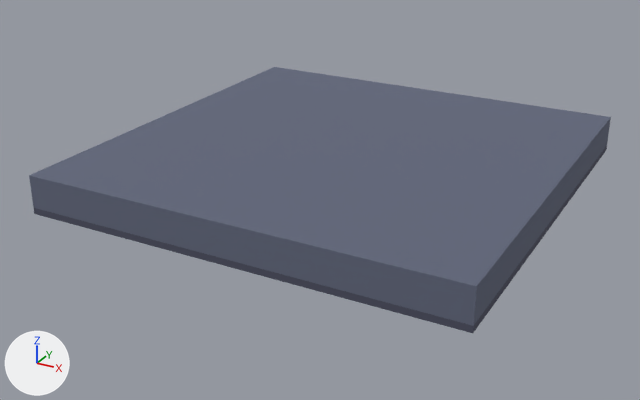
Two versions of the FBX model Assets/_Project/Art/Environment/LabKit/Meshes/Ceiling_Panel_4m.fbx, one commit apart.
Both versions are drawn from a 50 mm camera at (3.56, -6.96, 3.15) aimed at (-0.14, -0.23, -0.22). Lighting does not change. The marker at lower left points along +X, +Y and +Z. The first picture is the older version.

In view in the first picture: 'Ceiling_Panel_4m'.
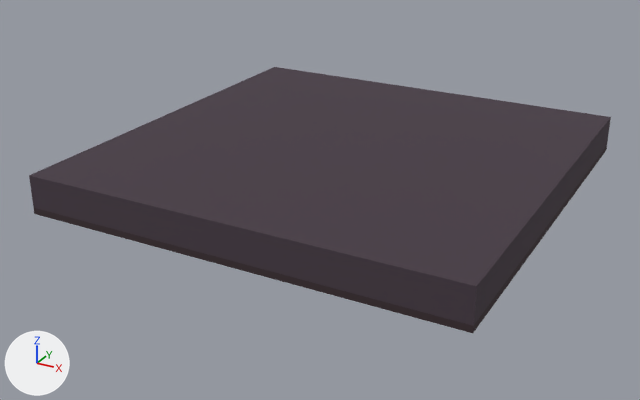
Location of each change, (x1, y1, x2, y2) in pixels of the pictures (640 x 400 px):
'Ceiling_Panel_4m', recoloured (blue to grey)
    both: (29, 67, 611, 333)

The edits, one by one:
Material 'Lab_WallDark' (mat_lab_walldark) changes colour from greyish blue #61677b to dark grey #463a44; in linear values from (0.12, 0.136, 0.198) to (0.0612, 0.0423, 0.0578).
